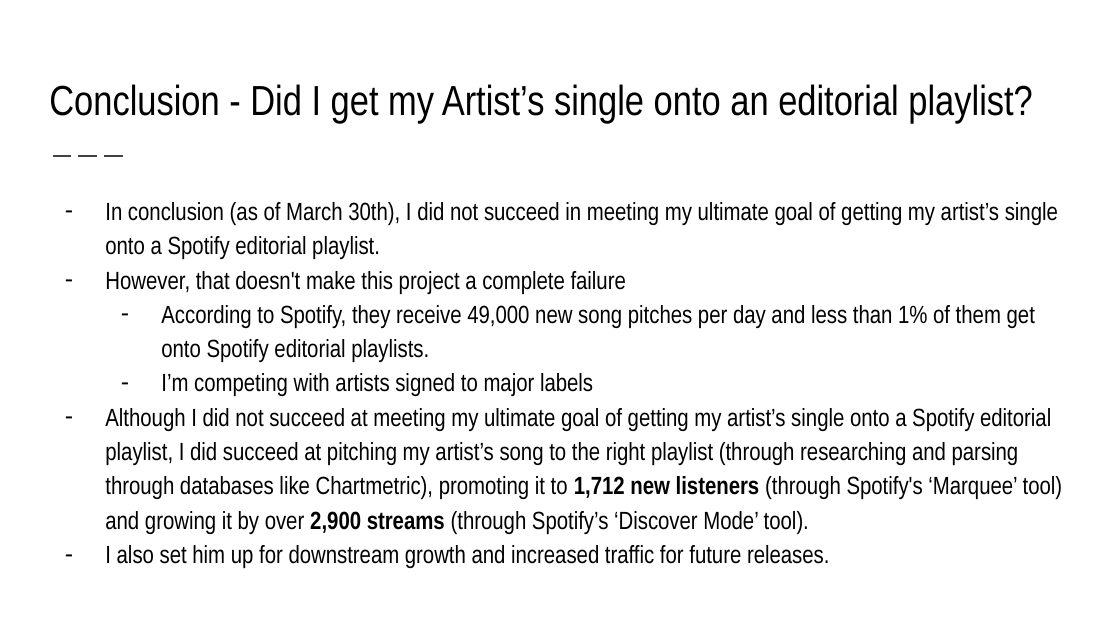
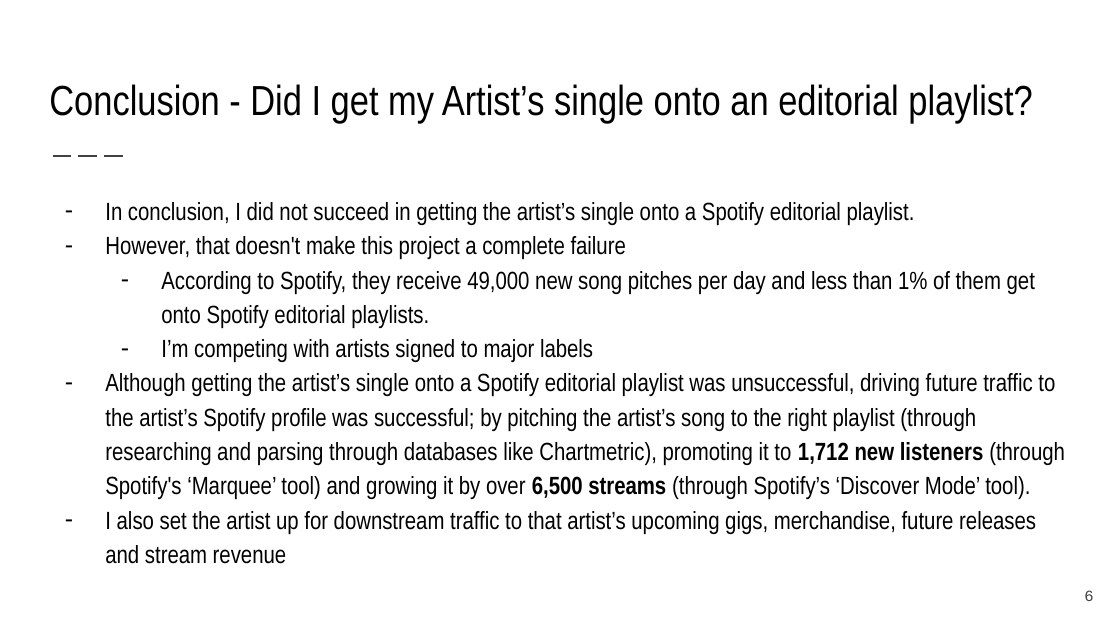
Before and after one commit to jacobposz/How-to-Use-Data-Analytics-to-Pitch-Promote-and-Grow-a-single, a slide deck: slide 6 of SLIDE DECK/Jacob Posz Capstone Presentation.pptx. Drawn at 1120x630 pixels with LibreOffice and Linux fonts; fonts in the diff are those of the drawing. Boxes give left, top, right and bottom in pixels: in the first picture for what was removed or moved away, otherwise in the second. Text is boxed around its words. In the diff, an @@ line names an element or a change of style, - is before the commit and + after.

```diff
--- a/SLIDE DECK/Jacob Posz Capstone Presentation.pptx
+++ b/SLIDE DECK/Jacob Posz Capstone Presentation.pptx
@@ text at [105, 202, 915, 225]: text changed @@
-– In conclusion (as of March 30th), I did not succeed in meeting my ultimate goal of getting my artist’s single onto a Spotify editorial playlist.
+– In conclusion, I did not succeed in getting the artist’s single onto a Spotify editorial playlist.
@@ text at [105, 373, 1065, 564]: text changed @@
-– Although I did not succeed at meeting my ultimate goal of getting my artist’s single onto a Spotify editorial playlist, I did succeed at pitching my artist’s song to the right playlist (through researching and parsing through databases like Chartmetric), promoting it to 1,712 new listeners (through Spotify's ‘Marquee’ tool) and growing it by over 2,900 streams (through Spotify’s ‘Discover Mode’ tool).
-– I also set him up for downstream growth and increased traffic for future releases.
+– Although getting the artist’s single onto a Spotify editorial playlist was unsuccessful, driving future traffic to the artist’s Spotify profile was successful; by pitching the artist’s song to the right playlist (through researching and parsing through databases like Chartmetric), promoting it to 1,712 new listeners (through Spotify's ‘Marquee’ tool) and growing it by over 6,500 streams (through Spotify’s ‘Discover Mode’ tool).
+– I also set the artist up for downstream traffic to that artist’s upcoming gigs, merchandise, future releases and stream revenue
@@ page number added at [1084, 590, 1093, 601], 10 pt, text #424242 @@
+6
```
Also in this commit, not shown: 6 other slides changed, 1 other file.
